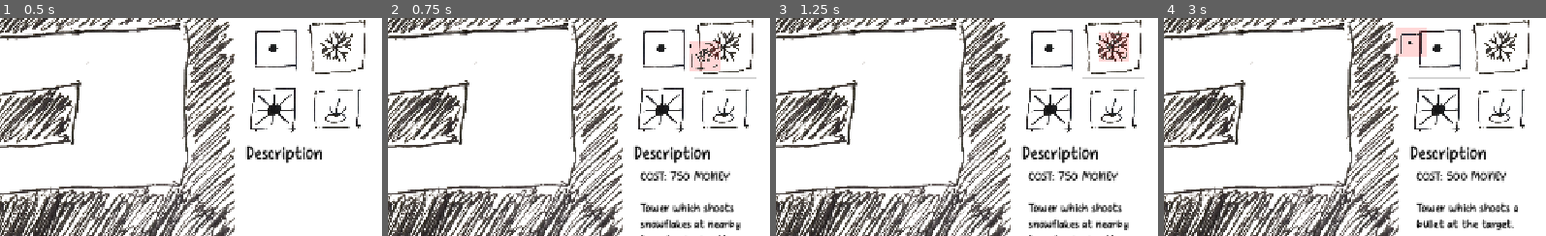
Above: before the commit, frames 1-4 (left to right).
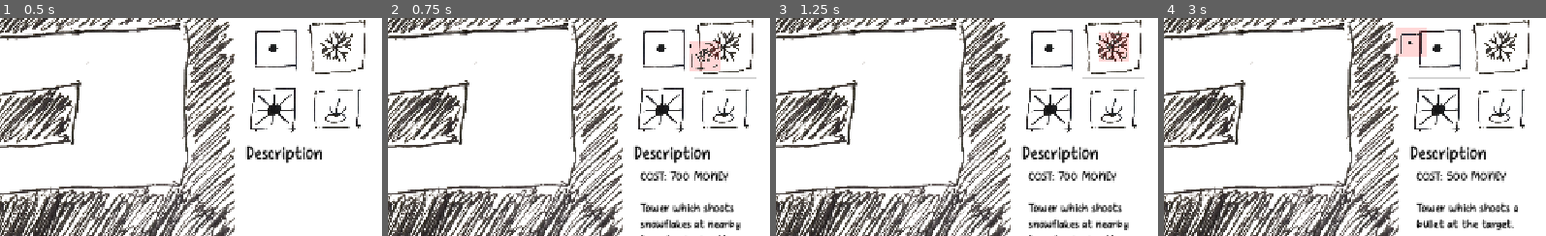
Above: after the commit, the same moments.

Repository: OzuYatamutsu/notebook-tower-defense
Game: Godot game, scene res://levels/level_cools.tscn
Two runs of this game, one before a commit and one after it. Both use one fixed random seed, a clock stepped at 60 frames per second and the inputs below. This scene is started directly instead of the project's main scene. Sound files missing from this copy of the repository are replaced by a short silence.
Inputs (mouse positions are % of the whole screen's width and height, from its top left):
- Up to frame 1 (0.5 s): no input
- Up to frame 2 (0.75 s): click (94, 17) at 0.5 s
- Up to frame 3 (1.25 s): no input
- Up to frame 4 (3 s): click "SFX: ON" at 1.25 s; click "SFX: OFF" at 2 s; click (86, 17) at 2.75 s
The pictures show only the part of the screen within x 50-100%, y 11-61%; the shares and areas given below are measured in that part.

Frame 1 is identical in both runs. In frame 2, 0.4% of the frame differs, in the area x 75-90%, y 70-75%; in frame 3, 0.4%; in frame 4, nothing differs.

Commit message:
Reduce price of missile and slow tower

Diff:
--- a/towers/missile_tower.gd
+++ b/towers/missile_tower.gd
@@ -2,7 +2,7 @@
 extends Tower
 
 func _init() -> void:
-    VALUE = 1500
+    VALUE = 1400
     Description = (
         "COST: {0} MONEY\n".format([VALUE]) +
         "\n" +
--- a/towers/slow_tower.gd
+++ b/towers/slow_tower.gd
@@ -4,7 +4,7 @@
 const NUM_PROJECTILES_TO_FIRE: int = 10
 
 func _init() -> void:
-    VALUE = 750
+    VALUE = 700
     Description = (
         "COST: {0} MONEY\n".format([VALUE]) +
         "\n" +
